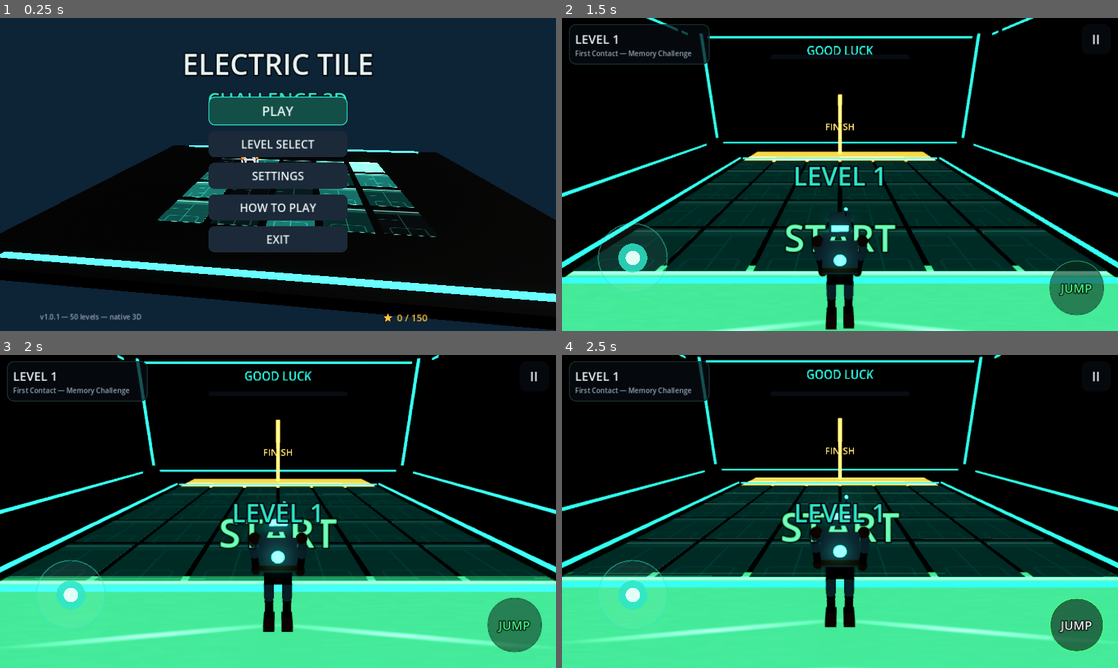
Above: before the commit, frames 1-4 (two rows, left to right).
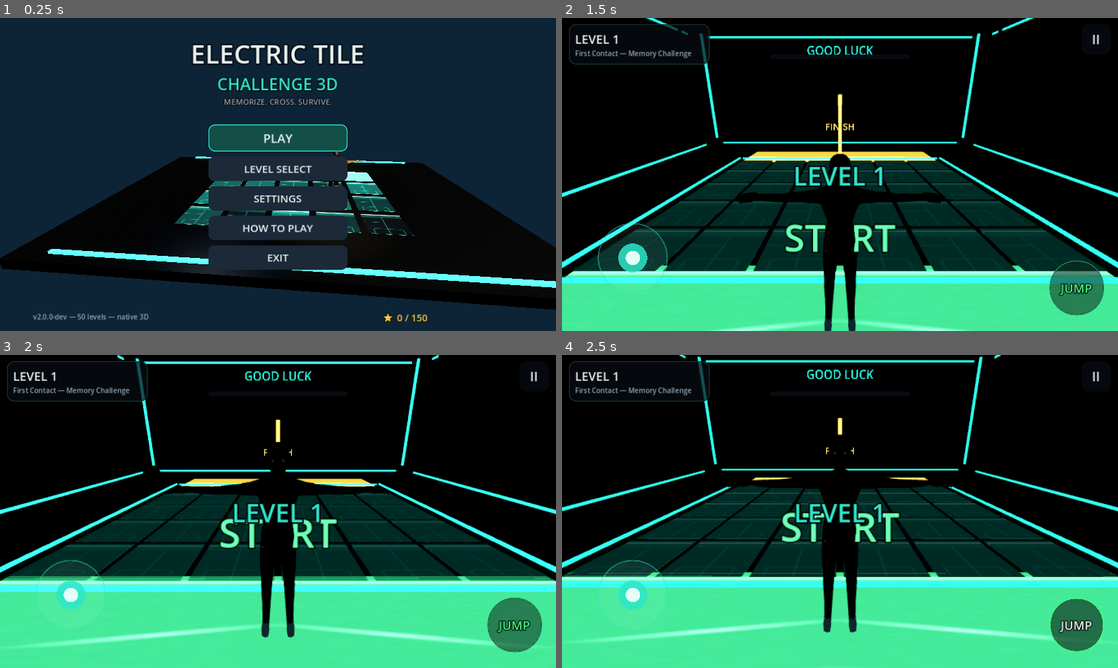
Above: after the commit, the same moments.

Repository: psfaruk/electric-tile-challenge-3d
Game: Godot game, scene res://scenes/main.tscn
Same seed, same stepped clock (60 frames per second), same inputs: the game is played once before the commit and once after it.
Inputs:
- Up to frame 1 (0.25 s): no input
- Up to frame 2 (1.5 s): click "LEVEL SELECT" at 0.5 s; click "1" at 1.25 s
- Up to frame 3 (2 s): no input
- Up to frame 4 (2.5 s): click "JUMP" at 2 s

The runs differ from the first frame. In frame 1, 28% of the frame differs, in the area x 0-100%, y 8-100%; in frame 2, 3.3%; in frame 3, 3.7%; in frame 4, 3.6%.

Commit message:
Graphics overhaul Phase 2: replace robot with rigged human character
- assets/characters/human/human_male.glb: CC0 Quaternius male (31 joints,
  11 animations, 1.8 m, 7 clothed materials) + committed tuned .import
  (remove_immutable_tracks=false keeps all 93 pose channels per clip)
- scripts-dev/gen_textures_human.py: original micro-detail textures (skin
  pores, fabric weave, leather, hair) + baked per-material tinted albedos
- scripts-dev/export_human_glb.py: reproducible Blender headless export
  pipeline (height normalization, Principled rebuild, NLA action wiring)
- scripts/game/human_character.gd: AnimationTree state machine
  (idle/walk/run blend, air, victory=clapping, zap=death) with the exact
  public API of the old robot — player.gd logic unchanged
- player.gd: human-fit capsule (r=0.32, h=1.75); face=velocity via
  FACING_OFFSET=-PI (old robot would have moonwalked)
- main_menu.gd: human in attract mode with TV key/fill lights; title
  clipping bug fixed
- All local gates re-passed: import, 50-level validation, smoke 8/8,
  touch E2E 39/39, animation state machine 5/5 states

Diff:
--- /dev/null
+++ b/scripts/game/human_character.gd
@@ -0,0 +1,174 @@
+# HumanCharacter — rigged human player character (CC0 Quaternius male,
+# 11 animations, 31 joints, 1.8 m) driven through an AnimationTree state
+# machine. Drop-in replacement for the procedural robot (robot_model.gd):
+# the PUBLIC API IS IDENTICAL (set_moving / set_air / play_victory /
+# play_zap / bounce), so player.gd and main_menu.gd needed no logic changes.
+#
+# States:
+#   GROUND  = BlendSpace1D: Idle -- Walk -- Run blended by speed01
+#   AIR     = Man_Jump (arc + landing clip)
+#   VICTORY = Man_Clapping (looped)
+#   ZAP     = Man_Death (one-shot collapse = electrocution reaction)
+extends Node3D
+
+const HUMAN_SCENE := preload("res://assets/characters/human/human_male.glb")
+
+# The GLB's face points +Z (verified visually: front-on camera render). The
+# player controller aims with atan2(v.x, v.z) + PI (the old robot's contract,
+# whose front was -Z), so FACING_OFFSET = -PI converts it to "face = velocity"
+# for this +Z-facing model. Verified in renders: walking shows his back to the
+# chase camera, never a moonwalk.
+const FACING_OFFSET := -PI
+
+enum S { GROUND, AIR, VICTORY, ZAP }
+
+var state := S.GROUND
+var speed01 := 0.0
+var menu_attract := false   # attract mode: occasionally claps
+
+var _tree: AnimationTree
+var _sm_playback: AnimationNodeStateMachinePlayback
+var _t := 0.0
+var _attract_t := 0.0
+var _step_t := 0.0
+var _model_root: Node3D
+
+func _ready() -> void:
+        _build()
+        travel("GROUND")
+
+# ---------------- construction ----------------
+
+func _build() -> void:
+        _model_root = HUMAN_SCENE.instantiate()
+        add_child(_model_root)
+
+        var ap: AnimationPlayer = _find_class(_model_root, "AnimationPlayer")
+        # loop the locomotion + celebration clips (glTF import marks clips
+        # one-shot by default; loops are a gameplay convention, not data)
+        for clip in ["Man_Idle", "Man_Walk", "Man_Run", "Man_Standing", "Man_Clapping"]:
+                if ap.has_animation(clip):
+                        var a: Animation = ap.get_animation(clip)
+                        a.loop_mode = Animation.LOOP_LINEAR
+
+        _tree = AnimationTree.new()
+        add_child(_tree)  # must be IN the tree before resolving the player path
+        _tree.anim_player = _tree.get_path_to(ap)
+
+        # ---- GROUND: speed-blended locomotion (Idle -> Walk -> Run) ----
+        var bs := AnimationNodeBlendSpace1D.new()
+        bs.min_space = 0.0
+        bs.max_space = 1.0
+        bs.add_blend_point(_anim_node("Man_Idle"), 0.0)
+        bs.add_blend_point(_anim_node("Man_Walk"), 0.55)
+        bs.add_blend_point(_anim_node("Man_Run"), 1.0)
+
+        # ---- state machine ----
+        var sm := AnimationNodeStateMachine.new()
+        sm.add_node("GROUND", bs, Vector2(400, 200))
+        sm.add_node("AIR", _anim_node("Man_Jump"), Vector2(700, 80))
+        sm.add_node("VICTORY", _anim_node("Man_Clapping"), Vector2(100, 80))
+        sm.add_node("ZAP", _anim_node("Man_Death"), Vector2(400, -60))
+
+        sm.add_transition("GROUND", "AIR", _xfade(0.08))
+        sm.add_transition("AIR", "GROUND", _xfade(0.18))
+        sm.add_transition("GROUND", "VICTORY", _xfade(0.22))
+        sm.add_transition("AIR", "VICTORY", _xfade(0.12))
+        sm.add_transition("GROUND", "ZAP", _xfade(0.05))
+        sm.add_transition("AIR", "ZAP", _xfade(0.05))
+        sm.add_transition("VICTORY", "ZAP", _xfade(0.05))
+        sm.add_transition("VICTORY", "GROUND", _xfade(0.3))
+
+        _tree.tree_root = sm
+        _tree.active = true
+        _sm_playback = _tree.get("parameters/playback")
+
+func _anim_node(clip: String) -> AnimationNodeAnimation:
+        var n := AnimationNodeAnimation.new()
+        n.animation = clip
+        return n
+
+func _xfade(t: float) -> AnimationNodeStateMachineTransition:
+        var tr := AnimationNodeStateMachineTransition.new()
+        tr.xfade_time = t
+        # IMMEDIATE: all transitions are code-driven via travel(); AT_END would
+        # stall on looping clips (idle/walk never "end").
+        tr.switch_mode = AnimationNodeStateMachineTransition.SWITCH_MODE_IMMEDIATE
+        return tr
+
+func _find_class(n: Node, cls: String) -> Node:
+        if n.get_class() == cls:
+                return n
+        for c in n.get_children():
+                var r := _find_class(c, cls)
+                if r != null:
+                        return r
+        return null
+
+# ---------------- public control (API contract of the old robot) ----------------
+
+func set_moving(mag: float) -> void:
+        speed01 = clampf(mag, 0.0, 1.0)
+        if state == S.VICTORY or state == S.ZAP:
+                return
+        if state == S.GROUND:
+                _tree.set("parameters/GROUND/blend_position", speed01)
+
+func set_air(on: bool) -> void:
+        if state == S.VICTORY or state == S.ZAP:
+                return
+        if on and state != S.AIR:
+                state = S.AIR
+                travel("AIR")
+        elif not on and state == S.AIR:
+                state = S.GROUND
+                travel("GROUND")
+
+func play_victory() -> void:
+        state = S.VICTORY
+        travel("VICTORY")
+
+func play_zap() -> void:
+        state = S.ZAP
+        travel("ZAP")
+
+func bounce() -> void:
+        # landing squash — same feel feedback the robot had
+        var tw := create_tween()
+        _model_root.scale = Vector3(1.04, 0.86, 1.04)
+        tw.tween_property(_model_root, "scale", Vector3.ONE, 0.2).set_trans(Tween.TRANS_BACK).set_ease(Tween.EASE_OUT)
+
+func face_yaw(vel: Vector3) -> float:
+        return atan2(vel.x, vel.z) + PI + FACING_OFFSET
+
+# ---------------- per-frame ----------------
+
+func _process(delta: float) -> void:
+        _t += delta
+        # footsteps while ground-moving (matches old robot feedback)
+        if state == S.GROUND and speed01 > 0.25:
+                _step_t -= delta * (2.4 + 3.6 * speed01)
+                if _step_t <= 0.0:
+                        _step_t = 1.0
+                        AudioManager.play_sfx("step", 0.9 + randf() * 0.15, -8.0)
+        # attract mode: idle <-> clapping cycle
+        if menu_attract and state == S.GROUND:
+                _attract_t += delta
+                if _attract_t > 4.5:
+                        _attract_t = -2.5  # clap for ~2.5s then settle back
+                        play_victory_menu()
+
+func play_victory_menu() -> void:
+        state = S.VICTORY
+        travel("VICTORY")
+
+func end_menu_attract() -> void:
+        if state == S.VICTORY:
+                state = S.GROUND
+                speed01 = 0.0
+                _tree.set("parameters/GROUND/blend_position", 0.0)
+                travel("GROUND")
+
+func travel(to: String) -> void:
+        if _sm_playback != null:
+                _sm_playback.travel(to)
--- a/scripts/game/player.gd
+++ b/scripts/game/player.gd
@@ -1,5 +1,7 @@
 # Player — third-person CharacterBody3D driven by the virtual joystick / keyboard,
 # with gravity, jump, ground snap, footsteps and facing.
+# v2: carries the rigged human character (human_character.gd) — movement API
+# and gameplay tuning (SPEED/JUMP/GRAVITY) are unchanged from the robot era.
 extends CharacterBody3D
 
 const SPEED := 5.2
@@ -15,63 +17,63 @@
 var _was_floor := true
 
 func _ready() -> void:
-	var cs := CollisionShape3D.new()
-	var shape := CapsuleShape3D.new()
-	shape.radius = 0.30
-	shape.height = 1.5
-	cs.shape = shape
-	cs.position = Vector3(0, 0.75, 0)
-	add_child(cs)
-	floor_snap_length = 0.12
-	model = preload("res://scripts/game/robot_model.gd").new()
-	add_child(model)
+        var cs := CollisionShape3D.new()
+        var shape := CapsuleShape3D.new()
+        shape.radius = 0.32          # human-fit capsule (model is 1.8 m tall)
+        shape.height = 1.75
+        cs.shape = shape
+        cs.position = Vector3(0, 0.875, 0)
+        add_child(cs)
+        floor_snap_length = 0.12
+        model = preload("res://scripts/game/human_character.gd").new()
+        add_child(model)
 
 func _physics_process(delta: float) -> void:
-	if not locked and Input.is_action_just_pressed("jump"):
-		request_jump()
-	var target := Vector3.ZERO
-	var accel := FRICTION
-	if not locked and move_input.length() > 0.12:
-		target = Vector3(move_input.x, 0, move_input.y) * SPEED
-		accel = ACCEL
-	velocity.x = move_toward(velocity.x, target.x, accel * delta)
-	velocity.z = move_toward(velocity.z, target.z, accel * delta)
-	if is_on_floor():
-		if velocity.y < 0.0:
-			velocity.y = -1.0
-	else:
-		velocity.y -= GRAVITY * delta
-	move_and_slide()
+        if not locked and Input.is_action_just_pressed("jump"):
+                request_jump()
+        var target := Vector3.ZERO
+        var accel := FRICTION
+        if not locked and move_input.length() > 0.12:
+                target = Vector3(move_input.x, 0, move_input.y) * SPEED
+                accel = ACCEL
+        velocity.x = move_toward(velocity.x, target.x, accel * delta)
+        velocity.z = move_toward(velocity.z, target.z, accel * delta)
+        if is_on_floor():
+                if velocity.y < 0.0:
+                        velocity.y = -1.0
+        else:
+                velocity.y -= GRAVITY * delta
+        move_and_slide()
 
-	if is_on_floor() and not _was_floor:
-		AudioManager.play_sfx("land", 1.0, -6.0)
-		model.bounce()
-	_was_floor = is_on_floor()
+        if is_on_floor() and not _was_floor:
+                AudioManager.play_sfx("land", 1.0, -6.0)
+                model.bounce()
+        _was_floor = is_on_floor()
 
-	var hspd: float = Vector2(velocity.x, velocity.z).length()
-	if is_on_floor():
-		model.set_moving(clampf(hspd / SPEED, 0.0, 1.0))
-		model.set_air(false)
-	else:
-		model.set_air(true)
-	if hspd > 0.35:
-		rotation.y = lerp_angle(rotation.y, atan2(velocity.x, velocity.z) + PI, 1.0 - exp(-10.0 * delta))
+        var hspd: float = Vector2(velocity.x, velocity.z).length()
+        if is_on_floor():
+                model.set_moving(clampf(hspd / SPEED, 0.0, 1.0))
+                model.set_air(false)
+        else:
+                model.set_air(true)
+        if hspd > 0.35:
+                rotation.y = lerp_angle(rotation.y, model.face_yaw(Vector3(velocity.x, 0, velocity.z)), 1.0 - exp(-10.0 * delta))
 
 func request_jump() -> void:
-	if locked or not is_on_floor():
-		return
-	velocity.y = JUMP_V
-	AudioManager.play_sfx("jump")
-	AudioManager.haptic(20)
+        if locked or not is_on_floor():
+                return
+        velocity.y = JUMP_V
+        AudioManager.play_sfx("jump")
+        AudioManager.haptic(20)
 
 func play_zap() -> void:
-	locked = true
-	velocity.x = 0.0
-	velocity.z = 0.0
-	model.play_zap()
+        locked = true
+        velocity.x = 0.0
+        velocity.z = 0.0
+        model.play_zap()
 
 func play_victory() -> void:
-	locked = true
-	velocity.x = 0.0
-	velocity.z = 0.0
-	model.play_victory()
+        locked = true
+        velocity.x = 0.0
+        velocity.z = 0.0
+        model.play_victory()
--- a/scripts/ui/screens/main_menu.gd
+++ b/scripts/ui/screens/main_menu.gd
@@ -84,16 +84,36 @@
                         add_child(mi)
                         _tiles.append({"mat": mat, "phase": randf() * TAU, "speed": 0.5 + randf(), "boost": 0.0})
 
-        _robot = preload("res://scripts/game/robot_model.gd").new()
+        _robot = preload("res://scripts/game/human_character.gd").new()
         add_child(_robot)
-        _robot.position = Vector3(-1.4, 0.13, 0.35)
-        _robot.rotation.y = PI + 0.25
+        _robot.position = Vector3(1.35, 0.13, 0.75)
+        _robot.rotation.y = PI + 0.35
+        _robot.menu_attract = true
+
+        # TV-studio key + fill on the contestant — the human wears dark clothes
+        # and would otherwise vanish into the dim attract scene
+        var key := SpotLight3D.new()
+        key.light_color = Color(1.0, 0.93, 0.82)
+        key.light_energy = 3.0
+        key.spot_range = 14.0
+        key.spot_angle = 42.0
+        key.spot_attenuation = 1.2
+        key.shadow_enabled = int(GameState.settings.get("quality", 1)) >= 1
+        key.position = Vector3(1.35, 4.6, 3.0)
+        key.rotation_degrees = Vector3(-62, 0, 0)
+        add_child(key)
+        var fill := OmniLight3D.new()
+        fill.light_color = Color(0.75, 0.85, 1.0)
+        fill.light_energy = 0.55
+        fill.omni_range = 9.0
+        fill.position = Vector3(-2.2, 2.2, 3.2)
+        add_child(fill)
 
         _cam_pivot = Node3D.new()
         add_child(_cam_pivot)
         _cam = Camera3D.new()
         _cam.fov = 64.0
-        _cam.position = Vector3(0, 3.4, 7.6)
+        _cam.position = Vector3(0, 3.8, 8.6)
         _cam_pivot.add_child(_cam)
 
         var trim := StandardMaterial3D.new()
@@ -114,7 +134,7 @@
         _t += delta
         _orbit += delta * 0.13
         _cam_pivot.rotation.y = _orbit
-        _cam.look_at(Vector3(-0.55, 0.5, 0.1), Vector3.UP)
+        _cam.look_at(Vector3(-0.55, 0.85, 0.1), Vector3.UP)
         _next_flash -= delta
         if _next_flash <= 0.0:
                 _next_flash = 0.55 + randf() * 0.5
@@ -141,13 +161,13 @@
         top.set_anchors_and_offsets_preset(Control.PRESET_CENTER_TOP)
         top.offset_left = -420
         top.offset_right = 420
-        top.offset_top = 60
+        top.offset_top = 40
         top.alignment = BoxContainer.ALIGNMENT_CENTER
-        top.add_theme_constant_override("separation", 4)
+        top.add_theme_constant_override("separation", 2)
         root.add_child(top)
-        top.add_child(U.title("ELECTRIC TILE", 66, U.C.text))
-        top.add_child(U.title("CHALLENGE 3D", 44, U.C.accent))
-        var sub := U.label("MEMORIZE. CROSS. SURVIVE.", 20, U.C.dim)
+        top.add_child(U.title("ELECTRIC TILE", 60, U.C.text))
+        top.add_child(U.title("CHALLENGE 3D", 38, U.C.accent))
+        var sub := U.label("MEMORIZE. CROSS. SURVIVE.", 18, U.C.dim)
         sub.add_theme_constant_override("outline_size", 6)
         sub.add_theme_color_override("font_outline_color", Color(0, 0, 0, 0.8))
         top.add_child(sub)
@@ -156,18 +176,18 @@
         menu.set_anchors_and_offsets_preset(Control.PRESET_CENTER)
         menu.offset_left = -160
         menu.offset_right = 160
-        menu.offset_top = -200
-        menu.offset_bottom = 200
+        menu.offset_top = -118
+        menu.offset_bottom = 222
         menu.alignment = BoxContainer.ALIGNMENT_CENTER
-        menu.add_theme_constant_override("separation", 13)
+        menu.add_theme_constant_override("separation", 12)
         root.add_child(menu)
-        menu.add_child(U.button("PLAY", _play, true, Vector2(320, 66), 30))
-        menu.add_child(U.button("LEVEL SELECT", _levels, false, Vector2(320, 60), 26))
-        menu.add_child(U.button("SETTINGS", _settings, false, Vector2(320, 60), 26))
-        menu.add_child(U.button("HOW TO PLAY", _how, false, Vector2(320, 60), 26))
-        menu.add_child(U.button("EXIT", _exit, false, Vector2(320, 60), 26))
-
-        var ver := U.label("v1.0.1 — 50 levels — native 3D", 16, U.C.dim)
+        menu.add_child(U.button("PLAY", _play, true, Vector2(320, 62), 28))
+        menu.add_child(U.button("LEVEL SELECT", _levels, false, Vector2(320, 56), 24))
+        menu.add_child(U.button("SETTINGS", _settings, false, Vector2(320, 56), 24))
+        menu.add_child(U.button("HOW TO PLAY", _how, false, Vector2(320, 56), 24))
+        menu.add_child(U.button("EXIT", _exit, false, Vector2(320, 56), 24))
+
+        var ver := U.label("v2.0.0-dev — 50 levels — native 3D", 16, U.C.dim)
         _place(ver, Control.PRESET_BOTTOM_LEFT, 18, -44, 400, -14)
         root.add_child(ver)
 
Binary file added: assets/characters/human/human_male.glb
Not shown, added: assets/characters/human/human_male.glb.import
Binary file added: assets/textures/character/fabric_weave.png
Binary file added: assets/textures/character/fabric_weave_normal.png
Binary file added: assets/textures/character/hair_strand_normal.png
Binary file added: assets/textures/character/leather_shoe.png
Binary file added: assets/textures/character/leather_shoe_normal.png
Binary file added: assets/textures/character/skin_detail.png
Binary file added: assets/textures/character/skin_detail_normal.png
Binary file added: assets/textures/character/tinted/Hair_albedo.png
Binary file added: assets/textures/character/tinted/Pants_albedo.png
Binary file added: assets/textures/character/tinted/Shirt_albedo.png
(and 5 more such lines)
